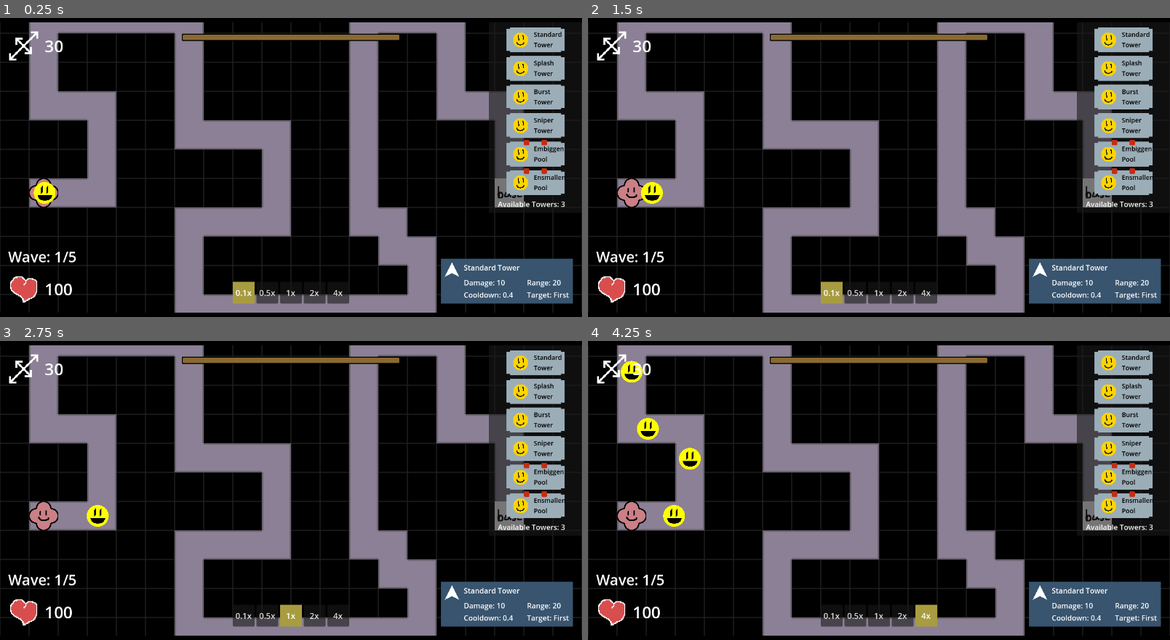
Above: before the commit, frames 1-4 (two rows, left to right).
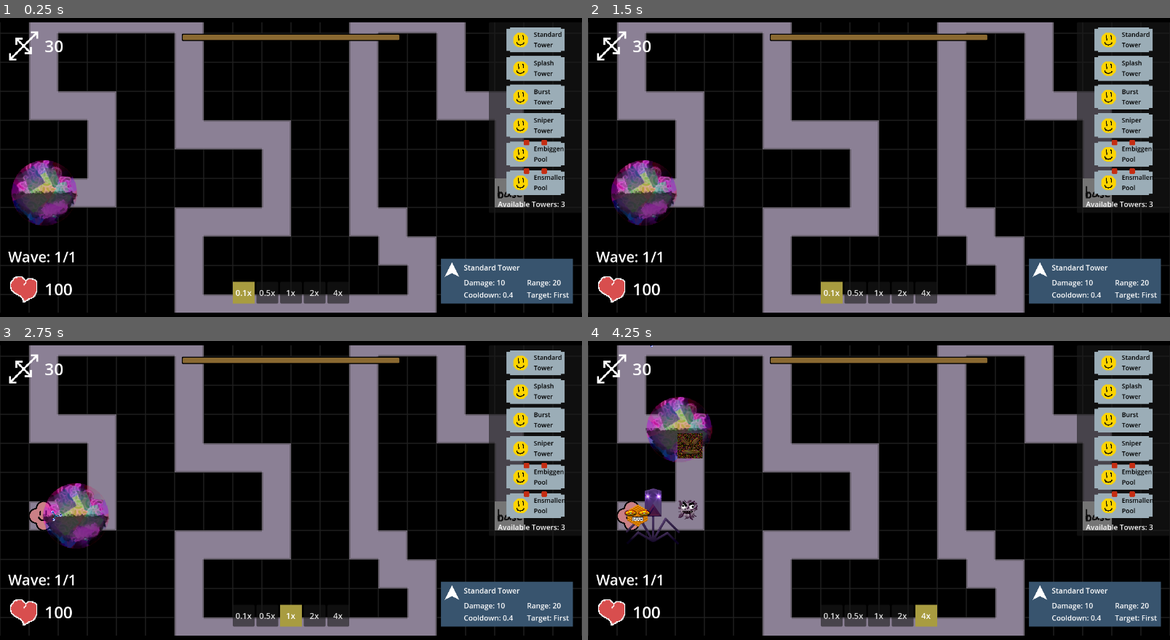
Above: after the commit, the same moments.

Repository: ladybunne/gmtk-game-jam-2024
Game: Godot game, scene res://MainScene.tscn
Same seed, same stepped clock (60 frames per second), same inputs: the game is played once before the commit and once after it.
Inputs:
- Up to frame 1 (0.25 s): no input
- Up to frame 2 (1.5 s): click "0.5x" at 0.5 s; click "0.1x" at 1.25 s
- Up to frame 3 (2.75 s): click "1x" at 2 s
- Up to frame 4 (4.25 s): click "2x" at 2.75 s; click "4x" at 3.5 s

The runs differ from the first frame. In frame 1, 1.8% of the frame differs, in the area x 1-14%, y 47-82%; in frame 2, 1.8%; in frame 3, 1.8%; in frame 4, 3.2%, in the area x 5-22%, y 1-82%.

Commit message:
Sprites implemented and scaling correctly

Diff:
--- a/GameThings/Enemy.gd
+++ b/GameThings/Enemy.gd
@@ -7,19 +7,19 @@
 @export var type: UnitData.UnitType
 @onready var visuals: EnemyPolygon = %EnemyVisuals
 @onready var maxHealth: float = health
-@onready var candyUnit: UnitData = preload("res://GameThings/WaveResources/EnemyResources/CandyUnit.tres")
+@onready var candyUnit: UnitData = preload("res://GameThings/WaveResources/EnemyResources/CandySubUnit.tres")
 @onready var enemyScene: PackedScene = preload("res://GameThings/Enemy.tscn")
 @onready var bigness: float = health
 @onready var startBigness: float = health
 var isDebuffed: bool = false
 var hits_taken: int = 0
 @onready var mouth: Polygon2D = %Mouth
-
+@onready var sprite: Sprite2D = %Sprite2D
 #var spawner: Spawner
 @onready var hitParticles: PackedScene = preload("res://Assets/Particles/hit_particles.tscn")
 # I guess this is the better way of doing this? edit: Dan made this even better with UNIQUE NAME!
 @onready var navigation_agent: NavigationAgent2D = %NavigationAgent2D
-
+@onready var debuffParticles: CPUParticles2D = %DebuffParticles
 func _ready() -> void:
 	setup()
 	%ProgressBar.max_value = health
@@ -37,9 +37,11 @@
 	bigness = health
 	maxHealth = health
 	startBigness = health
-	visuals.radius = data.startSize
 	type = data.unitType
 	visuals.color = data.color
+	sprite.texture = data.sprite
+	sprite.scale *= data.scaleMultiplier
+
 
 
 func actor_setup():
@@ -102,7 +104,7 @@
 func debuff(damage: float):
 	update_speed(damage, false)
 	isDebuffed = true
-	mouth.rotate(PI)
+	debuffParticles.emitting = true
 
 
 func checkDead():
@@ -113,9 +115,13 @@
 			while i > 0:
 				var new_enemy: Enemy = enemyScene.instantiate() as Enemy
 				new_enemy.initialise(candyUnit)
+				var r = randi_range(0,candyUnit.spriteOptions.size()-1)
+				candyUnit.sprite = candyUnit.spriteOptions[r]
 				var offset: Vector2 = Vector2(randf_range(-randnum,randnum),randf_range(-randnum,randnum))
 				new_enemy.position = position+offset
 				get_parent().add_child(new_enemy)
+
+
 				i-=1
 		GameManager.GainResourceFromEnemy(maxHealth)
 		Callable(queue_free).call_deferred()
--- a/GameThings/Enemy.tscn
+++ b/GameThings/Enemy.tscn
@@ -1,8 +1,9 @@
-[gd_scene load_steps=8 format=3 uid="uid://0wjxf4s3ct76"]
+[gd_scene load_steps=9 format=3 uid="uid://0wjxf4s3ct76"]
 
 [ext_resource type="Script" path="res://GameThings/Enemy.gd" id="1_6ags1"]
-[ext_resource type="Texture2D" uid="uid://b26o4huku0mt1" path="res://Assets/Sprites/smiley.png" id="1_eo6st"]
 [ext_resource type="Script" path="res://GameThings/EnemyPolygon.gd" id="2_ejndl"]
+[ext_resource type="Texture2D" uid="uid://dclvyml5pwh6p" path="res://Assets/Sprites/Enemies/Germ.png" id="3_md6x7"]
+[ext_resource type="Texture2D" uid="uid://0ap8fe7kqpwc" path="res://Assets/Sprites/debuffparticle.png" id="4_wsixm"]
 
 [sub_resource type="CircleShape2D" id="CircleShape2D_st7nf"]
 radius = 24.0
@@ -22,29 +23,33 @@
 
 [node name="EnemyVisuals" type="Node2D" parent="."]
 unique_name_in_owner = true
+visible = false
 script = ExtResource("2_ejndl")
 
 [node name="Sprite2D" type="Sprite2D" parent="."]
-visible = false
+unique_name_in_owner = true
 texture_filter = 1
-texture = ExtResource("1_eo6st")
+texture = ExtResource("3_md6x7")
 
 [node name="CollisionShape2D" type="CollisionShape2D" parent="."]
 visible = false
 shape = SubResource("CircleShape2D_st7nf")
 
 [node name="LeftEye" type="Polygon2D" parent="."]
+visible = false
 position = Vector2(7, -3)
 color = Color(0, 0, 0, 1)
 polygon = PackedVector2Array(-15, -9, -15, 5, -11, 1, -11, -14)
 
 [node name="RightEye" type="Polygon2D" parent="."]
+visible = false
 position = Vector2(19, -3)
 color = Color(0, 0, 0, 1)
 polygon = PackedVector2Array(-15, -9, -15, 5, -11, 1, -11, -14)
 
 [node name="Mouth" type="Polygon2D" parent="."]
 unique_name_in_owner = true
+visible = false
 position = Vector2(0, 11)
 color = Color(0, 0, 0, 1)
 polygon = PackedVector2Array(-16, -6, -13, 1, -8, 5, 0, 6, 9, 5, 14, 1, 17, -6)
@@ -75,3 +80,18 @@
 theme_override_styles/fill = SubResource("StyleBoxFlat_tsis1")
 rounded = true
 show_percentage = false
+
+[node name="DebuffParticles" type="CPUParticles2D" parent="."]
+unique_name_in_owner = true
+position = Vector2(0, -5)
+emitting = false
+randomness = 0.5
+texture = ExtResource("4_wsixm")
+emission_shape = 1
+emission_sphere_radius = 24.0
+direction = Vector2(0, 1)
+spread = 0.0
+gravity = Vector2(0, 0)
+initial_velocity_min = 20.0
+initial_velocity_max = 20.0
+scale_amount_min = 0.2
--- a/GameThings/Spawner.gd
+++ b/GameThings/Spawner.gd
@@ -5,9 +5,12 @@
 @onready var next_wave_timer: Timer = %NextWaveTimer
 @onready var enemyScene: PackedScene = preload("res://GameThings/Enemy.tscn")
 @export var waveSet: WaveSetData
+@export var debugWaveset: WaveSetData
 var currentWaveIndex: int = 0
 var currentCorpsIndex: int = 0
 var currentUnitIndex: int = 0
+@export_group("Debug")
+@export var debugEnemies: bool = false
 
 signal all_done
 
@@ -22,6 +25,8 @@
 		return waveSet.waves[currentWaveIndex].corps[currentCorpsIndex].units[currentUnitIndex]
 
 func _ready():
+	if debugEnemies:
+		waveSet = debugWaveset
 	spawn_wave(currentWave)
 
 
--- a/GameThings/Spawner.tscn
+++ b/GameThings/Spawner.tscn
@@ -1,12 +1,15 @@
-[gd_scene load_steps=4 format=3 uid="uid://u2q37unjbsb"]
+[gd_scene load_steps=5 format=3 uid="uid://u2q37unjbsb"]
 
 [ext_resource type="Texture2D" uid="uid://3up2wimjbuxr" path="res://Assets/Sprites/spawner.png" id="1_3fsqp"]
 [ext_resource type="Script" path="res://GameThings/Spawner.gd" id="1_rky0c"]
 [ext_resource type="Resource" uid="uid://dt70iia72xli4" path="res://GameThings/WaveResources/AllWaves.tres" id="2_7puft"]
+[ext_resource type="Resource" uid="uid://dy656snnjs5yj" path="res://GameThings/WaveResources/AllEnemiesOnceWaveSet.tres" id="3_p6xlc"]
 
 [node name="Spawner" type="Node2D" groups=["Spawner"]]
 script = ExtResource("1_rky0c")
 waveSet = ExtResource("2_7puft")
+debugWaveset = ExtResource("3_p6xlc")
+debugEnemies = true
 
 [node name="Sprite2D" type="Sprite2D" parent="."]
 texture = ExtResource("1_3fsqp")
--- /dev/null
+++ b/GameThings/WaveResources/AllEnemiesOnceWave.tres
@@ -0,0 +1,10 @@
+[gd_resource type="Resource" script_class="WaveData" load_steps=4 format=3 uid="uid://cc1xt7s66d3pu"]
+
+[ext_resource type="Script" path="res://GameThings/WaveResources/CorpsResources/CorpsData.gd" id="1_t5vli"]
+[ext_resource type="Script" path="res://GameThings/WaveResources/WaveData.gd" id="2_dtmmn"]
+[ext_resource type="Resource" uid="uid://87mij76axf0q" path="res://GameThings/WaveResources/CorpsResources/OneOfEach.tres" id="2_f7icy"]
+
+[resource]
+script = ExtResource("2_dtmmn")
+corps = Array[ExtResource("1_t5vli")]([ExtResource("2_f7icy")])
+corpsInterval = 2.0
--- /dev/null
+++ b/GameThings/WaveResources/AllEnemiesOnceWaveSet.tres
@@ -0,0 +1,10 @@
+[gd_resource type="Resource" script_class="WaveSetData" load_steps=4 format=3 uid="uid://dy656snnjs5yj"]
+
+[ext_resource type="Script" path="res://GameThings/WaveResources/WaveSetData.gd" id="1_ss86u"]
+[ext_resource type="Script" path="res://GameThings/WaveResources/WaveData.gd" id="2_dpf1b"]
+[ext_resource type="Resource" uid="uid://cc1xt7s66d3pu" path="res://GameThings/WaveResources/AllEnemiesOnceWave.tres" id="3_07x7q"]
+
+[resource]
+script = ExtResource("1_ss86u")
+waves = Array[ExtResource("2_dpf1b")]([ExtResource("3_07x7q")])
+waveInterval = 1.0
--- /dev/null
+++ b/GameThings/WaveResources/CorpsResources/OneOfEach.tres
@@ -0,0 +1,15 @@
+[gd_resource type="Resource" script_class="CorpsData" load_steps=9 format=3 uid="uid://87mij76axf0q"]
+
+[ext_resource type="Script" path="res://GameThings/WaveResources/CorpsResources/CorpsData.gd" id="1_incd5"]
+[ext_resource type="Script" path="res://GameThings/WaveResources/EnemyResources/UnitData.gd" id="2_pjx6g"]
+[ext_resource type="Resource" uid="uid://q14u75308oo7" path="res://GameThings/WaveResources/EnemyResources/ExampleArmour.tres" id="3_375mj"]
+[ext_resource type="Resource" uid="uid://csu1kwtfrvm5f" path="res://GameThings/WaveResources/EnemyResources/ExampleFast.tres" id="4_g0cfj"]
+[ext_resource type="Resource" uid="uid://dkjk4hr3iihnd" path="res://GameThings/WaveResources/EnemyResources/ExampleHard.tres" id="5_el5sf"]
+[ext_resource type="Resource" uid="uid://bug31axb25b0c" path="res://GameThings/WaveResources/EnemyResources/ExamplePinata.tres" id="6_1nplo"]
+[ext_resource type="Resource" uid="uid://cu0rmq7ii36f2" path="res://GameThings/WaveResources/EnemyResources/ExampleSlow.tres" id="7_5qj82"]
+[ext_resource type="Resource" uid="uid://qgrerak0uqrv" path="res://GameThings/WaveResources/EnemyResources/ExampleNormal.tres" id="8_rbqig"]
+
+[resource]
+script = ExtResource("1_incd5")
+units = Array[ExtResource("2_pjx6g")]([ExtResource("6_1nplo"), ExtResource("4_g0cfj"), ExtResource("5_el5sf"), ExtResource("7_5qj82"), ExtResource("8_rbqig"), ExtResource("3_375mj")])
+unitInterval = 1.0
--- a/GameThings/WaveResources/EnemyResources/CandySubUnit.tres
+++ b/GameThings/WaveResources/EnemyResources/CandySubUnit.tres
@@ -9,9 +9,9 @@
 [resource]
 script = ExtResource("1_bh471")
 spriteOptions = Array[Texture2D]([ExtResource("3_mm6ed"), ExtResource("4_jdf2r"), ExtResource("5_a407e"), ExtResource("2_n514a")])
-unitType = 0
+unitType = 6
 color = Color(0, 0, 0, 1)
-startSize = 0.0
-startHealth = 0.0
-startSpeed = 0.0
+scaleMultiplier = 0.2
+startHealth = 10.0
+startSpeed = 200.0
 sprite = ExtResource("2_n514a")
--- a/GameThings/WaveResources/EnemyResources/CandyUnit.tres
+++ /dev/null
@@ -1,12 +0,0 @@
-[gd_resource type="Resource" script_class="UnitData" load_steps=2 format=3 uid="uid://cxk8dmx7rmtv8"]
-
-[ext_resource type="Script" path="res://GameThings/WaveResources/EnemyResources/UnitData.gd" id="1_leajk"]
-
-[resource]
-resource_local_to_scene = true
-script = ExtResource("1_leajk")
-unitType = 0
-color = Color(1, 1, 1, 1)
-startSize = 10.0
-startHealth = 25.0
-startSpeed = 225.0
--- a/GameThings/WaveResources/EnemyResources/ExampleArmour.tres
+++ b/GameThings/WaveResources/EnemyResources/ExampleArmour.tres
@@ -7,7 +7,7 @@
 script = ExtResource("1_7x1eq")
 unitType = 3
 color = Color(0.295867, 0.295866, 0.295866, 1)
-startSize = 30.0
+scaleMultiplier = 0.5
 startHealth = 100.0
 startSpeed = 50.0
 sprite = ExtResource("2_rnchp")
--- a/GameThings/WaveResources/EnemyResources/ExampleFast.tres
+++ b/GameThings/WaveResources/EnemyResources/ExampleFast.tres
@@ -1,12 +1,14 @@
-[gd_resource type="Resource" script_class="UnitData" load_steps=2 format=3 uid="uid://csu1kwtfrvm5f"]
+[gd_resource type="Resource" script_class="UnitData" load_steps=3 format=3 uid="uid://csu1kwtfrvm5f"]
 
 [ext_resource type="Script" path="res://GameThings/WaveResources/EnemyResources/UnitData.gd" id="1_wlbsv"]
+[ext_resource type="Texture2D" uid="uid://behomockcuftt" path="res://Assets/Sprites/Enemies/fast blue.png" id="2_sl6il"]
 
 [resource]
 resource_local_to_scene = true
 script = ExtResource("1_wlbsv")
 unitType = 1
 color = Color(1, 0, 0, 1)
-startSize = 20.0
+scaleMultiplier = 0.2
 startHealth = 40.0
 startSpeed = 150.0
+sprite = ExtResource("2_sl6il")
--- a/GameThings/WaveResources/EnemyResources/ExampleHard.tres
+++ b/GameThings/WaveResources/EnemyResources/ExampleHard.tres
@@ -8,7 +8,7 @@
 script = ExtResource("1_fch3w")
 unitType = 4
 color = Color(0.519674, 0.261612, 0, 1)
-startSize = 30.0
+scaleMultiplier = 0.5
 startHealth = 200.0
 startSpeed = 80.0
 sprite = ExtResource("2_jbhmw")
--- a/GameThings/WaveResources/EnemyResources/ExampleNormal.tres
+++ b/GameThings/WaveResources/EnemyResources/ExampleNormal.tres
@@ -1,12 +1,14 @@
-[gd_resource type="Resource" script_class="UnitData" load_steps=2 format=3 uid="uid://qgrerak0uqrv"]
+[gd_resource type="Resource" script_class="UnitData" load_steps=3 format=3 uid="uid://qgrerak0uqrv"]
 
 [ext_resource type="Script" path="res://GameThings/WaveResources/EnemyResources/UnitData.gd" id="1_xpfh8"]
+[ext_resource type="Texture2D" uid="uid://dclvyml5pwh6p" path="res://Assets/Sprites/Enemies/Germ.png" id="2_c4ukt"]
 
 [resource]
 resource_local_to_scene = true
 script = ExtResource("1_xpfh8")
 unitType = 0
 color = Color(1, 1, 0, 1)
-startSize = 24.0
+scaleMultiplier = 0.35
 startHealth = 50.0
 startSpeed = 100.0
+sprite = ExtResource("2_c4ukt")
--- a/GameThings/WaveResources/EnemyResources/ExamplePinata.tres
+++ b/GameThings/WaveResources/EnemyResources/ExamplePinata.tres
@@ -1,12 +1,14 @@
-[gd_resource type="Resource" script_class="UnitData" load_steps=2 format=3 uid="uid://bug31axb25b0c"]
+[gd_resource type="Resource" script_class="UnitData" load_steps=3 format=3 uid="uid://bug31axb25b0c"]
 
 [ext_resource type="Script" path="res://GameThings/WaveResources/EnemyResources/UnitData.gd" id="1_ny5w3"]
+[ext_resource type="Texture2D" uid="uid://b464seexfb3uc" path="res://Assets/Sprites/Enemies/partyball.png" id="2_nkkgr"]
 
 [resource]
 resource_local_to_scene = true
 script = ExtResource("1_ny5w3")
 unitType = 5
 color = Color(0.935508, 0.0794211, 1, 1)
-startSize = 35.0
+scaleMultiplier = 1.2
 startHealth = 500.0
-startSpeed = 45.0
+startSpeed = 60.0
+sprite = ExtResource("2_nkkgr")
--- a/GameThings/WaveResources/EnemyResources/ExampleSlow.tres
+++ b/GameThings/WaveResources/EnemyResources/ExampleSlow.tres
@@ -1,6 +1,7 @@
-[gd_resource type="Resource" script_class="UnitData" load_steps=2 format=3 uid="uid://cu0rmq7ii36f2"]
+[gd_resource type="Resource" script_class="UnitData" load_steps=3 format=3 uid="uid://cu0rmq7ii36f2"]
 
 [ext_resource type="Script" path="res://GameThings/WaveResources/EnemyResources/UnitData.gd" id="1_d4875"]
+[ext_resource type="Texture2D" uid="uid://blpoag3kc8r3n" path="res://Assets/Sprites/Enemies/Phage.png" id="2_tbemr"]
 
 [resource]
 resource_local_to_scene = true
@@ -10,3 +11,4 @@
 startSize = 50.0
 startHealth = 450.0
 startSpeed = 20.0
+sprite = ExtResource("2_tbemr")
--- a/GameThings/WaveResources/EnemyResources/UnitData.gd
+++ b/GameThings/WaveResources/EnemyResources/UnitData.gd
@@ -1,9 +1,9 @@
 class_name UnitData extends Resource
 
-enum UnitType{Normal, Fast, Slow, Armoured, Hardening, Pinata}
+enum UnitType{Normal, Fast, Slow, Armoured, Hardening, Pinata, Candy}
 @export var unitType: UnitType
 @export var color: Color
-@export var startSize: float
+@export var scaleMultiplier: float = 1
 @export var startHealth: float
 @export var startSpeed: float
 @export var sprite: Texture2D
Binary file added: Assets/Sprites/debuffparticle.png
Not shown, added: Assets/Sprites/debuffparticle.png.import
Not shown: 1 places in Scenes/TestLevel.tscn that only renumber resources
